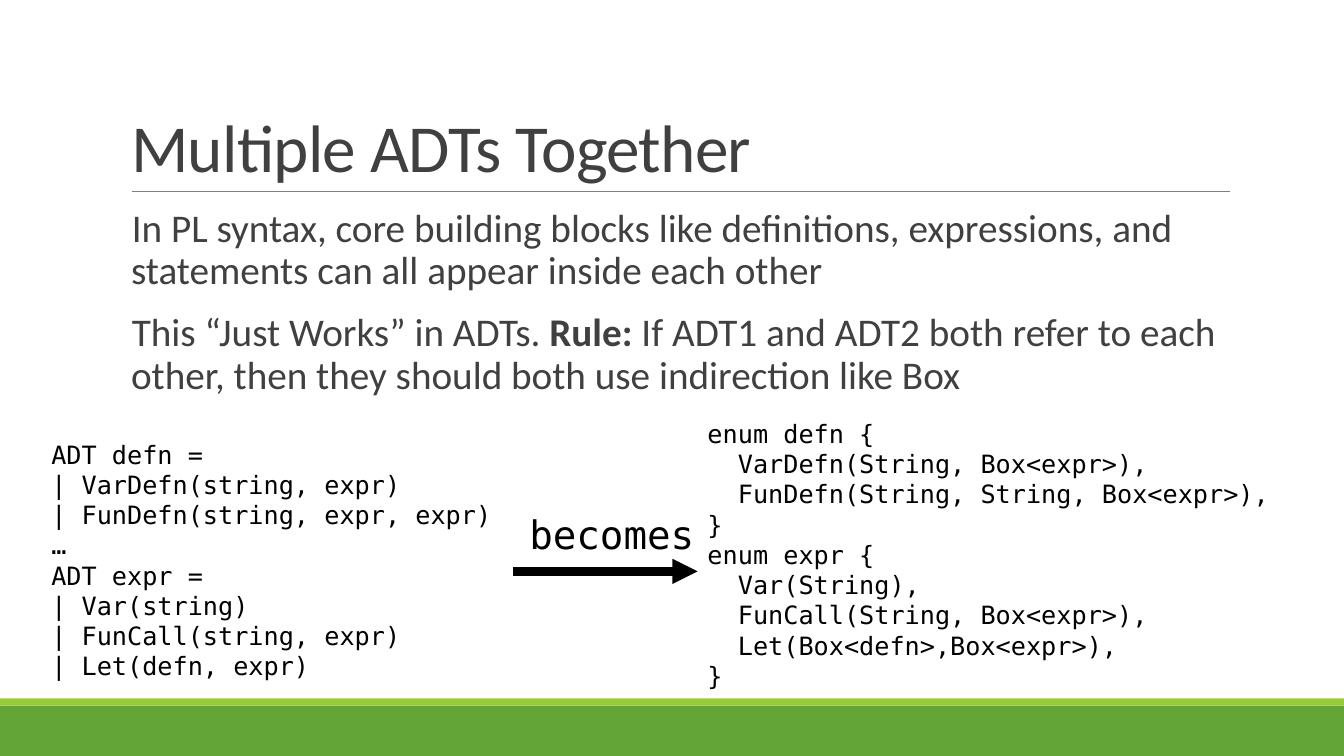
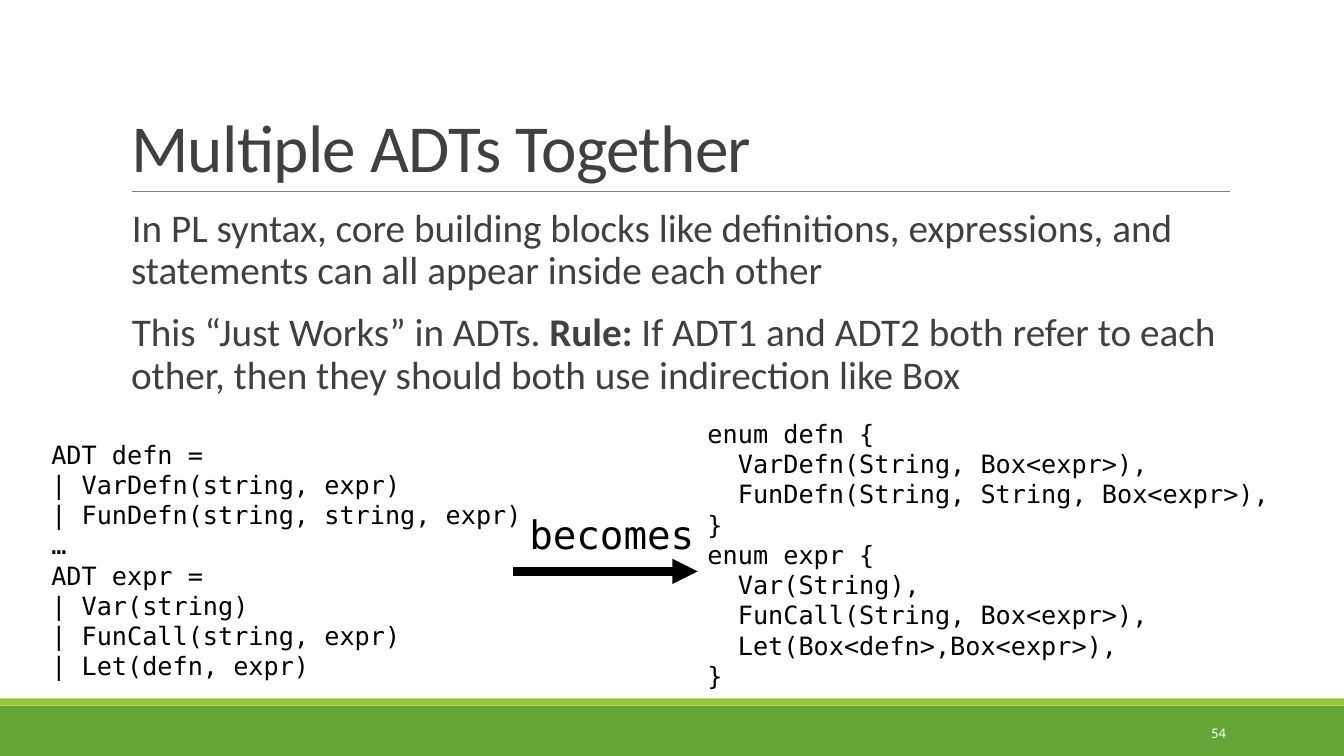
Before and after one commit to rbohrer/pl-course, a slide deck: slide 54 of LectureSlides/04ASTPEG.pptx. Drawn at 1344x756 pixels with LibreOffice and Linux fonts; fonts in the diff are those of the drawing. Boxes give left, top, right and bottom in pixels: in the first picture for what was removed or moved away, otherwise in the second. Text is boxed around its words. In the diff, an @@ line names an element or a change of style, - is before the commit and + after.

```diff
--- a/LectureSlides/04ASTPEG.pptx
+++ b/LectureSlides/04ASTPEG.pptx
@@ text at (x1=82, y1=475, x2=522, y2=530): text changed @@
-| VarDefn(string, expr)
-| FunDefn(string, expr, expr) …
+| VarDefn(string, expr)
+| FunDefn(string, string, expr) …
@@ page number added at (x1=1211, y1=728, x2=1226, y2=738), 10.5 pt, text #FFFFFF @@
+54
```
Also in this commit, not shown: 54 other slides changed.
